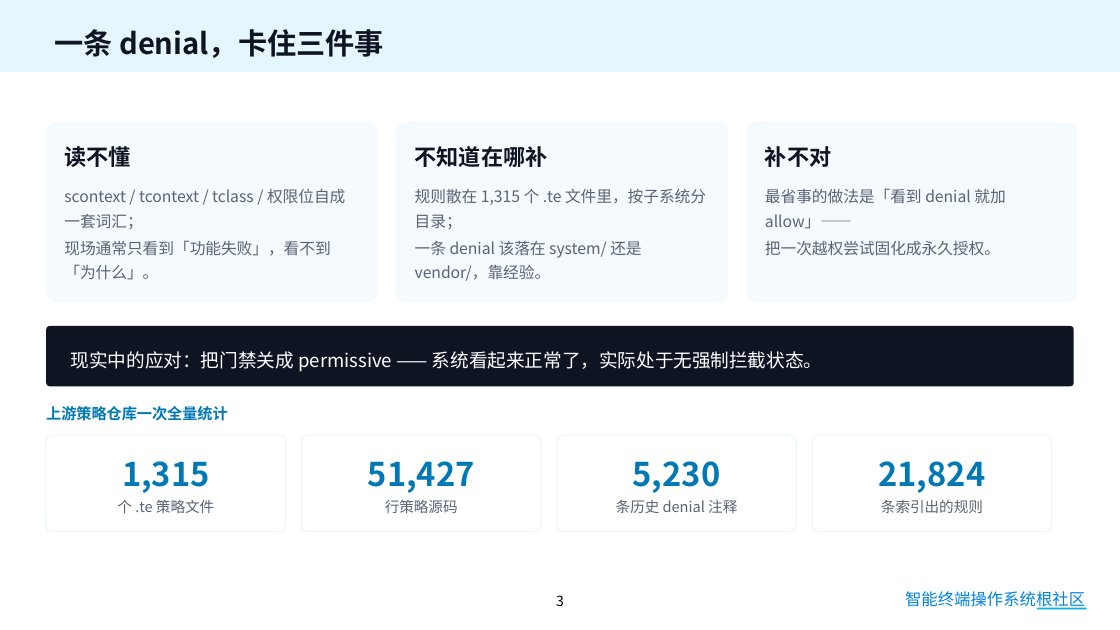
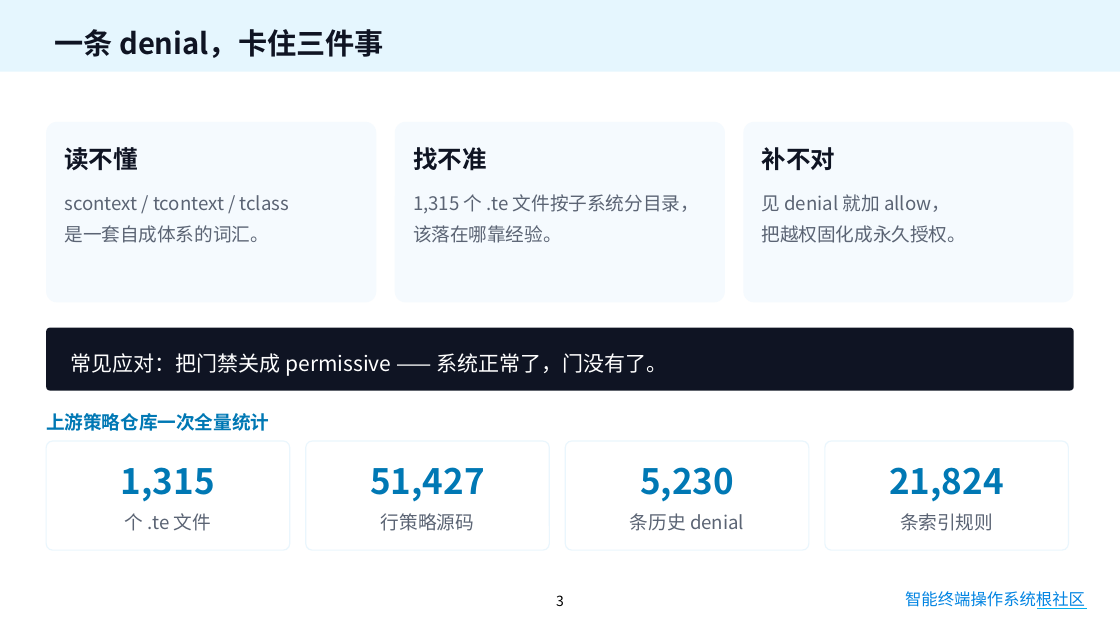
Before and after one commit to asymecat/policy_loop, a slide deck: slide 3 of docs/policy_loop-答辩.pptx. Drawn at 1120x630 pixels with LibreOffice and Linux fonts; fonts in the diff are those of the drawing; background and template pictures are left out. Boxes give left, top, right and bottom in pixels: in the first picture for what was removed or moved away, otherwise in the second. Text is boxed around its words. In the diff, an @@ line names an element or a change of style, - is before the commit and + after.

Commit message:
ppt: 答辩 PPT 定稿，生成器强制正文字号下限

```diff
--- a/docs/policy_loop-答辩.pptx
+++ b/docs/policy_loop-答辩.pptx
@@ text in rounded rectangle at bbox=[64, 147, 137, 170]: size 19 to 21 pt in "读不懂" @@
@@ text in rounded rectangle at bbox=[413, 147, 699, 243]: text changed; size 13.5 to 16 pt @@
-不知道在哪补
-规则散在 1,315 个 .te 文件里，按子系统分目录；
-一条 denial 该落在 system/ 还是 vendor/，靠经验。
+找不准
+1,315 个 .te 文件按子系统分目录，
+该落在哪靠经验。
@@ rounded rectangle "补不对": place and size @@
-rounded rectangle "补不对" at bbox=[747, 122, 1079, 302]
+rounded rectangle "补不对" at bbox=[744, 122, 1074, 302]
@@ text in rounded rectangle at bbox=[762, 147, 835, 170]: size 19 to 21 pt in "补不对" @@
@@ text in rounded rectangle at bbox=[64, 195, 289, 243]: text changed; size 13.5 to 16 pt @@
-scontext / tcontext / tclass / 权限位自成一套词汇；
-现场通常只看到「功能失败」，看不到「为什么」。
+scontext / tcontext / tclass
+是一套自成体系的词汇。
@@ text in rounded rectangle at bbox=[762, 194, 967, 243]: text changed; size 13.5 to 16 pt @@
-最省事的做法是「看到 denial 就加 allow」——
-把一次越权尝试固化成永久授权。
+见 denial 就加 allow，
+把越权固化成永久授权。
@@ rounded rectangle "常见应对：把门禁关成 permissive —— 系统正常了，门没有了。": place and size @@
-rounded rectangle "常见应对：把门禁关成 permissive —— 系统正常了，门没有了。" at bbox=[46, 326, 1074, 386]
+rounded rectangle "常见应对：把门禁关成 permissive —— 系统正常了，门没有了。" at bbox=[46, 328, 1074, 391]
@@ text in rounded rectangle at bbox=[71, 353, 667, 376]: text changed; size 16 to 18 pt @@
-现实中的应对：把门禁关成 permissive —— 系统看起来正常了，实际处于无强制拦截状态。
+常见应对：把门禁关成 permissive —— 系统正常了，门没有了。
@@ text "上游策略仓库一次全量统计" at bbox=[46, 413, 269, 431]: size 13 to 16 pt @@
@@ rounded rectangle "1,315": place and size @@
-rounded rectangle "1,315" at bbox=[46, 435, 286, 532]
+rounded rectangle "1,315" at bbox=[46, 441, 290, 550]
@@ rounded rectangle "51,427": place and size @@
-rounded rectangle "51,427" at bbox=[302, 435, 541, 532]
+rounded rectangle "51,427" at bbox=[306, 441, 549, 550]
@@ rounded rectangle "51,427" at bbox=[306, 441, 549, 550]: size 28 to 30 pt in "51,427"; size 12.5 to 16 pt in "行策略源码"; more space between paragraphs; line spacing 1.15 to 1.2 @@
@@ rounded rectangle "5,230": place and size @@
-rounded rectangle "5,230" at bbox=[557, 435, 797, 532]
+rounded rectangle "5,230" at bbox=[565, 441, 809, 550]
@@ rounded rectangle "21,824": place and size @@
-rounded rectangle "21,824" at bbox=[812, 435, 1052, 532]
+rounded rectangle "21,824" at bbox=[825, 441, 1069, 550]
@@ text in rounded rectangle at bbox=[121, 467, 215, 502]: size 28 to 30 pt in "1,315"; more space between paragraphs @@
@@ text in rounded rectangle at bbox=[640, 467, 734, 502]: size 28 to 30 pt in "5,230"; more space between paragraphs @@
@@ text in rounded rectangle at bbox=[889, 467, 1004, 502]: size 28 to 30 pt in "21,824"; more space between paragraphs @@
@@ text in rounded rectangle at bbox=[125, 513, 211, 531]: text changed; size 12.5 to 16 pt @@
-个 .te 策略文件
+个 .te 文件
@@ text in rounded rectangle at bbox=[630, 513, 744, 531]: text changed; size 12.5 to 16 pt @@
-条历史 denial 注释
+条历史 denial
@@ text in rounded rectangle at bbox=[900, 513, 993, 531]: text changed; size 12.5 to 16 pt @@
-条索引出的规则
+条索引规则
@@ text "智能终端操作系统根社区" at bbox=[905, 591, 1085, 609]: text colour #0284E2 to gradient #0284E2 to #00B050 @@
```
Also in this commit, not shown: 20 other slides changed, 1 slide added, 1 other file.
